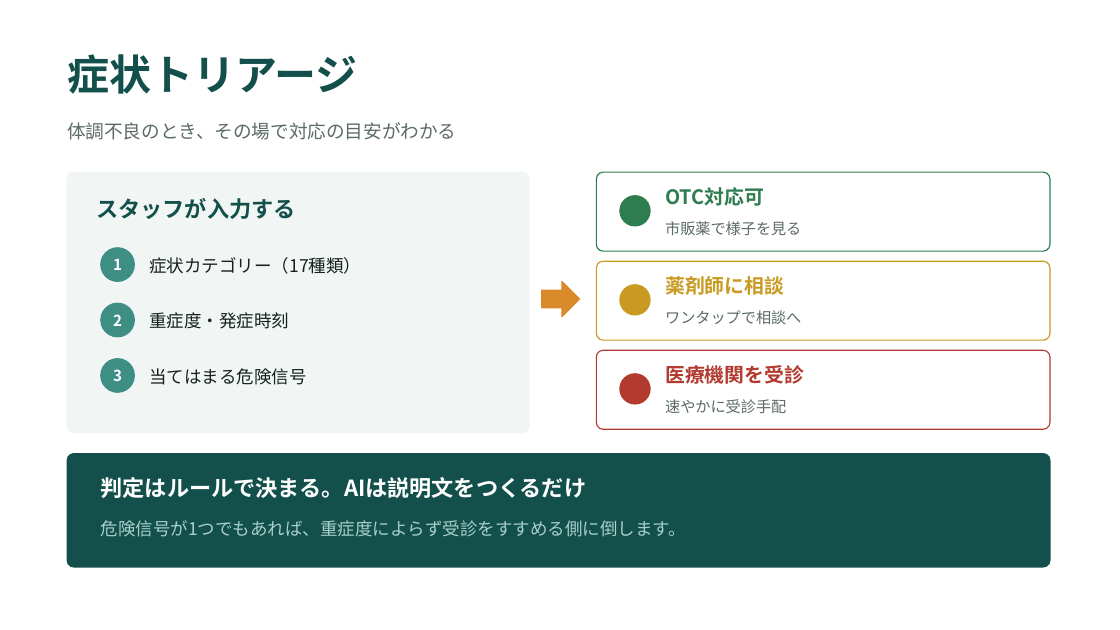
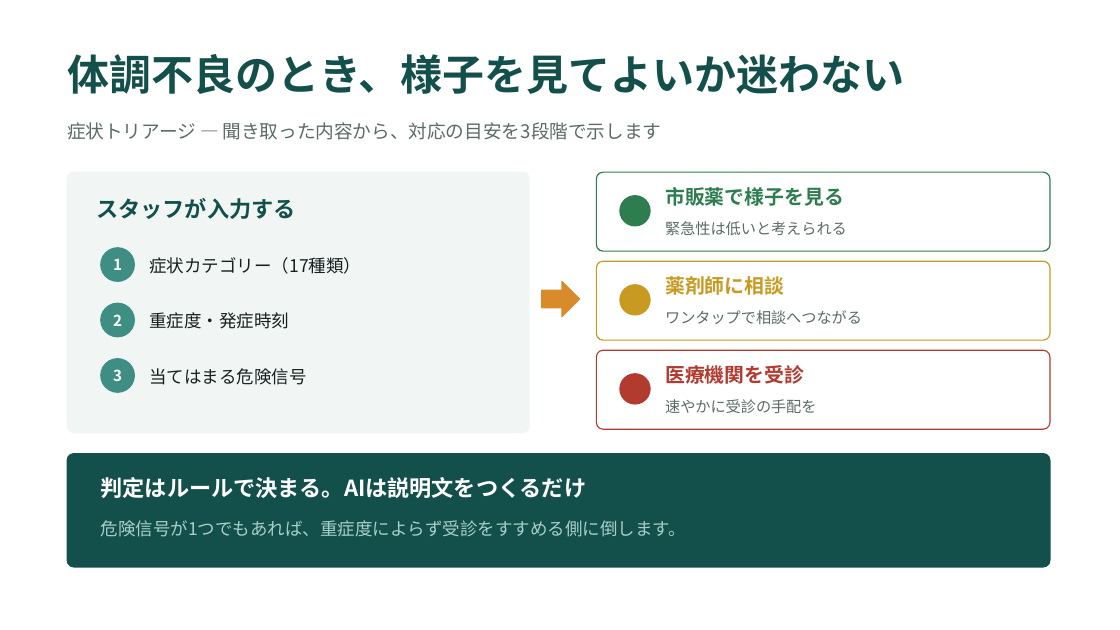
Before and after one commit to taisako082600-spec/pharmacare, a slide deck: slide 6 of PharmaCare_紹介資料.pptx. Drawn at 1120x630 pixels with LibreOffice and Linux fonts; fonts in the diff are those of the drawing. Boxes give left, top, right and bottom in pixels: in the first picture for what was removed or moved away, otherwise in the second. Text is boxed around its words. In the diff, an @@ line names an element or a change of style, - is before the commit and + after.

```diff
--- a/PharmaCare_紹介資料.pptx
+++ b/PharmaCare_紹介資料.pptx
@@ text at <box>67,54,904,94</box>: text changed @@
-症状トリアージ
+体調不良のとき、様子を見てよいか迷わない
@@ text at <box>67,122,662,140</box>: text changed @@
-体調不良のとき、その場で対応の目安がわかる
+症状トリアージ ― 聞き取った内容から、対応の目安を3段階で示します
@@ text "市販薬で様子を見る": place and size @@
-text "市販薬で様子を見る" at <box>665,221,801,235</box>
+text "市販薬で様子を見る" at <box>665,187,844,206</box>
@@ text "市販薬で様子を見る" at <box>665,187,844,206</box>: size 13 to 17 pt, text colour #5C6B68 to #2E7D4F, bold on @@
@@ text removed at <box>665,187,764,206</box> @@
-OTC対応可
@@ text added at <box>665,221,847,235</box>, 13 pt, text #5C6B68 @@
+緊急性は低いと考えられる
@@ text at <box>665,310,862,324</box>: text changed @@
-ワンタップで相談へ
+ワンタップで相談へつながる
@@ text at <box>665,399,816,413</box>: text changed @@
-速やかに受診手配
+速やかに受診の手配を
```
Also in this commit, not shown: 3 other slides changed, 1 other file.
